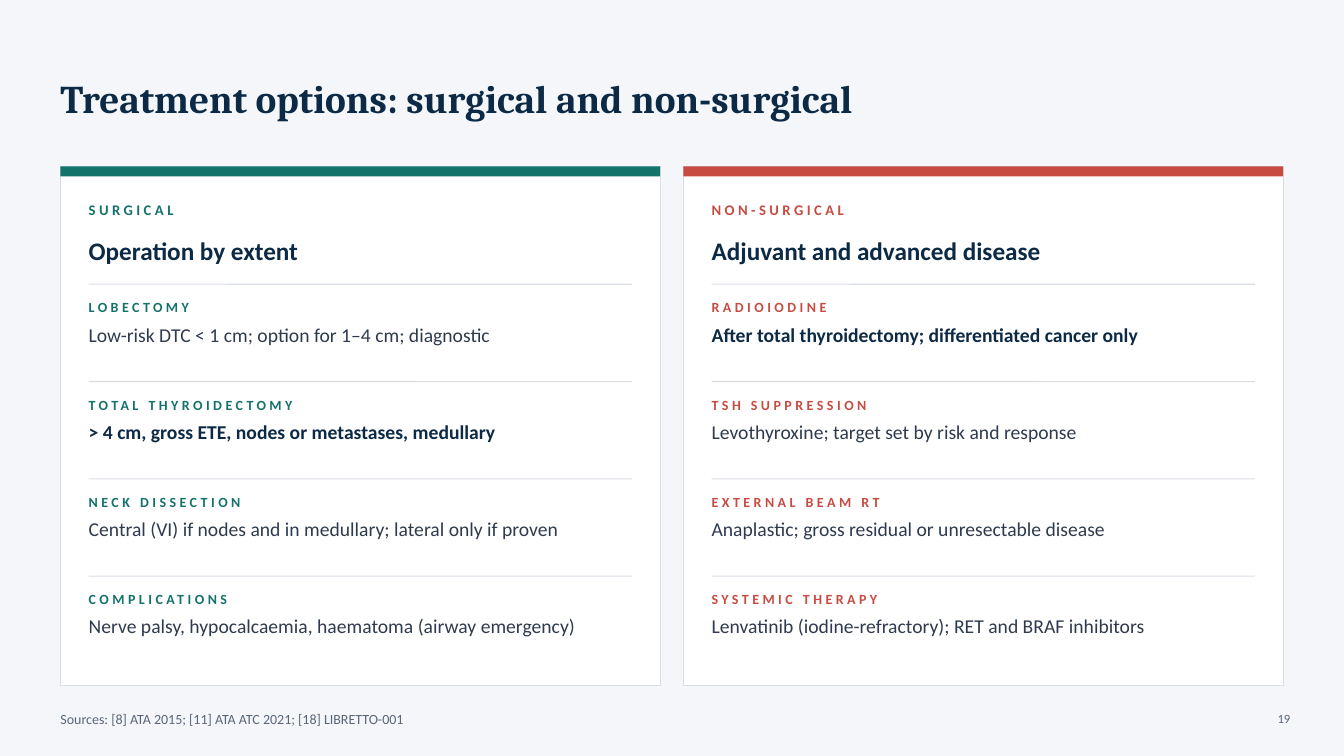
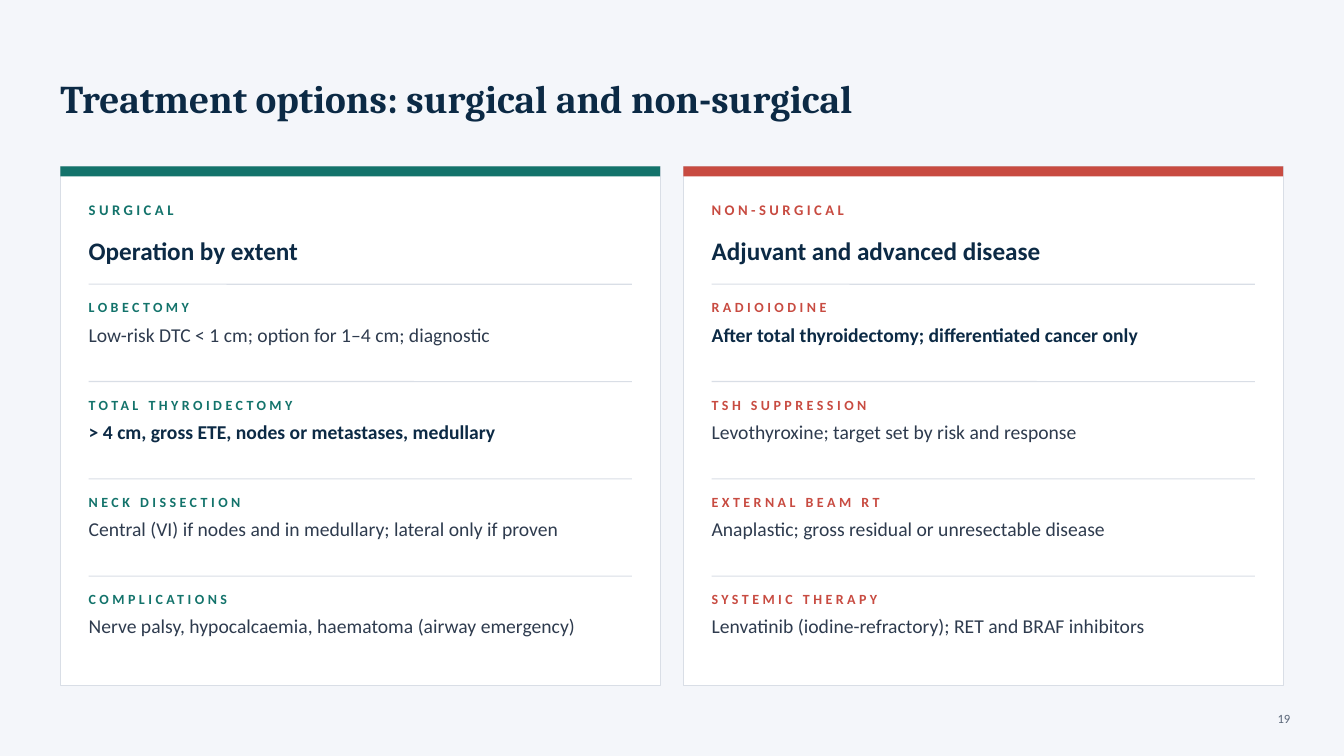
Before and after one commit to Anmo0/Claude-Code-Cloud-, a slide deck: slide 19 of thyroid-seminar/Thyroid_Tumors_Seminar.pptx. Drawn at 1344x756 pixels with LibreOffice and Linux fonts; fonts in the diff are those of the drawing. Boxes give left, top, right and bottom in pixels: in the first picture for what was removed or moved away, otherwise in the second. Text is boxed around its words. In the diff, an @@ line names an element or a change of style, - is before the commit and + after.

```diff
--- a/thyroid-seminar/Thyroid_Tumors_Seminar.pptx
+++ b/thyroid-seminar/Thyroid_Tumors_Seminar.pptx
@@ text removed at [60, 714, 403, 726] @@
-Sources: [8] ATA 2015; [11] ATA ATC 2021; [18] LIBRETTO-001
```
Also in this commit, not shown: 14 other slides changed, 2 other files.
